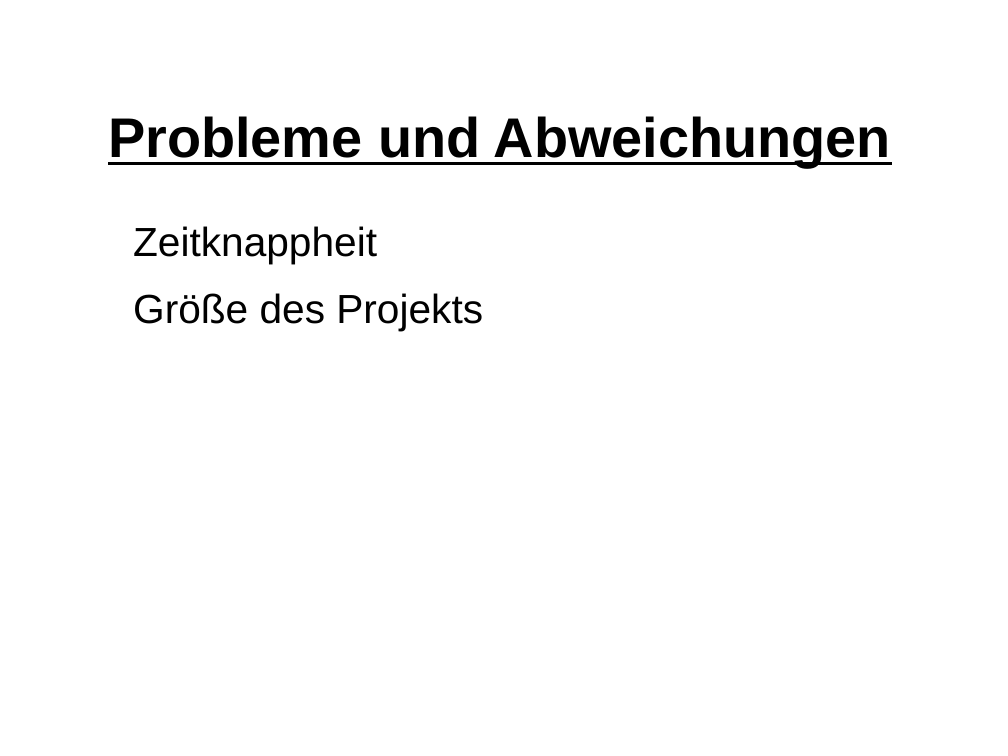
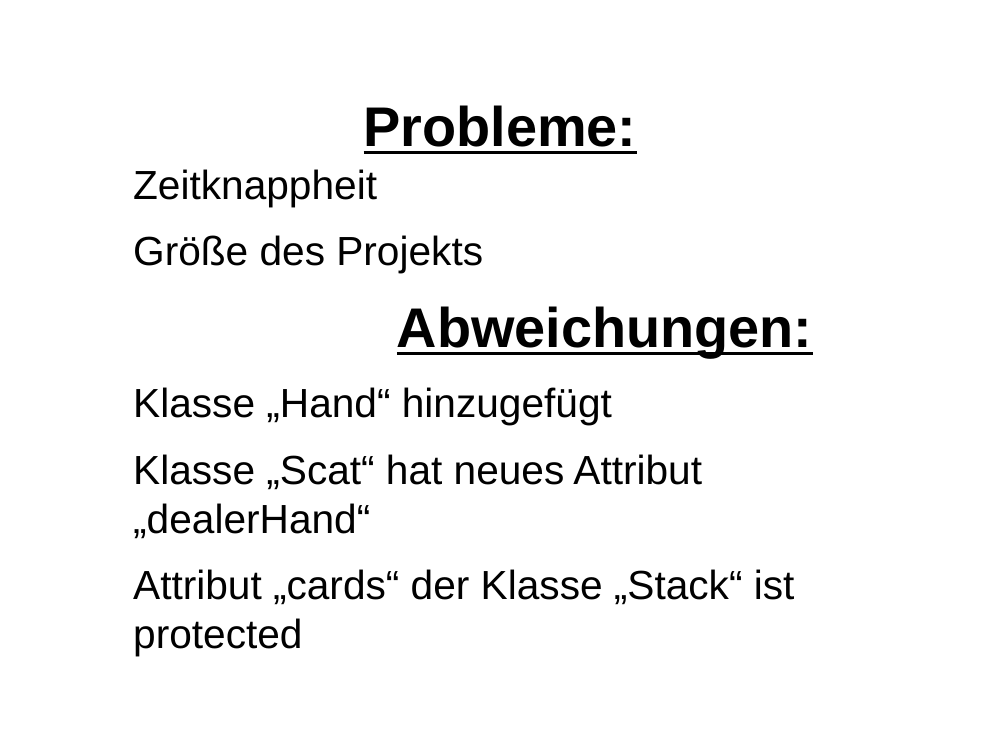
Before and after one commit to jhansen666/swim, a slide deck: slide 9 of docs/schwimmen.odp. Drawn at 1008x756 pixels with LibreOffice and Linux fonts; fonts in the diff are those of the drawing; background and template pictures are left out. Boxes give left, top, right and bottom in pixels: in the first picture for what was removed or moved away, otherwise in the second. Text is boxed around its words. In the diff, an @@ line names an element or a change of style, - is before the commit and + after.

```diff
--- a/docs/schwimmen.odp
+++ b/docs/schwimmen.odp
@@ title at (364, 105, 637, 154): text changed @@
-Probleme und Abweichungen
+Probleme:
@@ text "Zeitknappheit": place and size @@
-text "Zeitknappheit" at (133, 226, 483, 331)
+text "Zeitknappheit" at (133, 169, 813, 605)
@@ text at (133, 306, 813, 605): paragraphs added @@
+Abweichungen:
+● Klasse „Hand“ hinzugefügt
+● Klasse „Scat“ hat neues Attribut „dealerHand“
+● Attribut „cards“ der Klasse „Stack“ ist protected
```
Also in this commit, not shown: 2 other slides changed, 1 other file.
